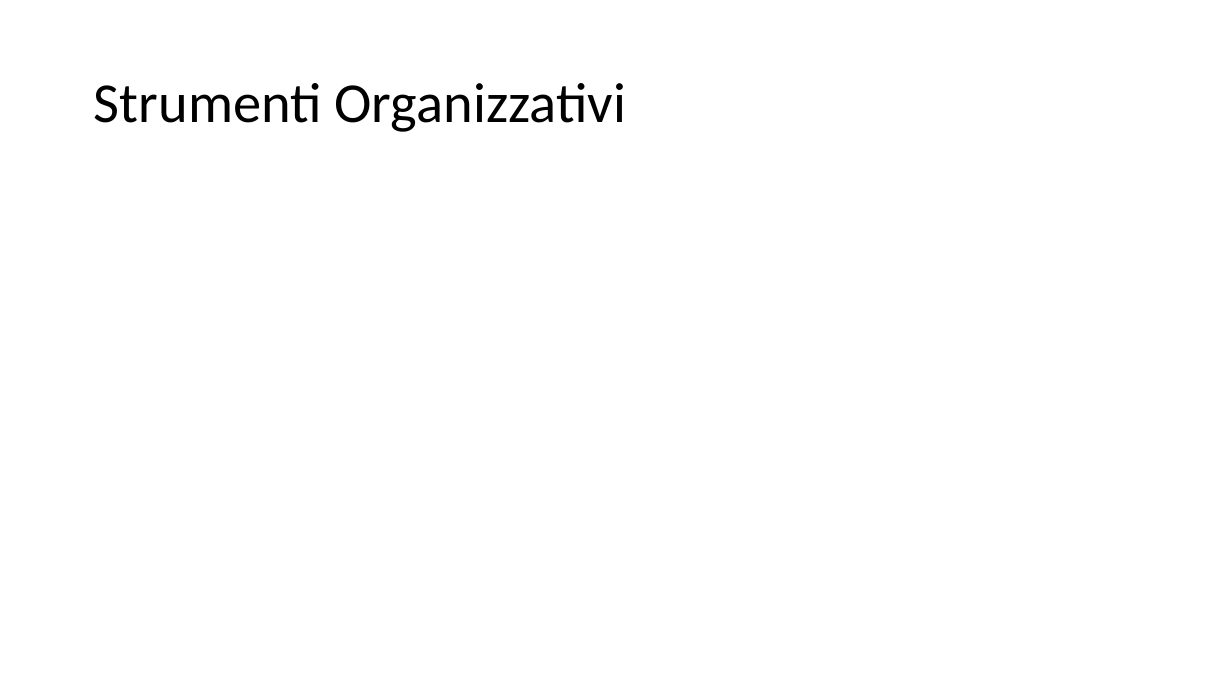
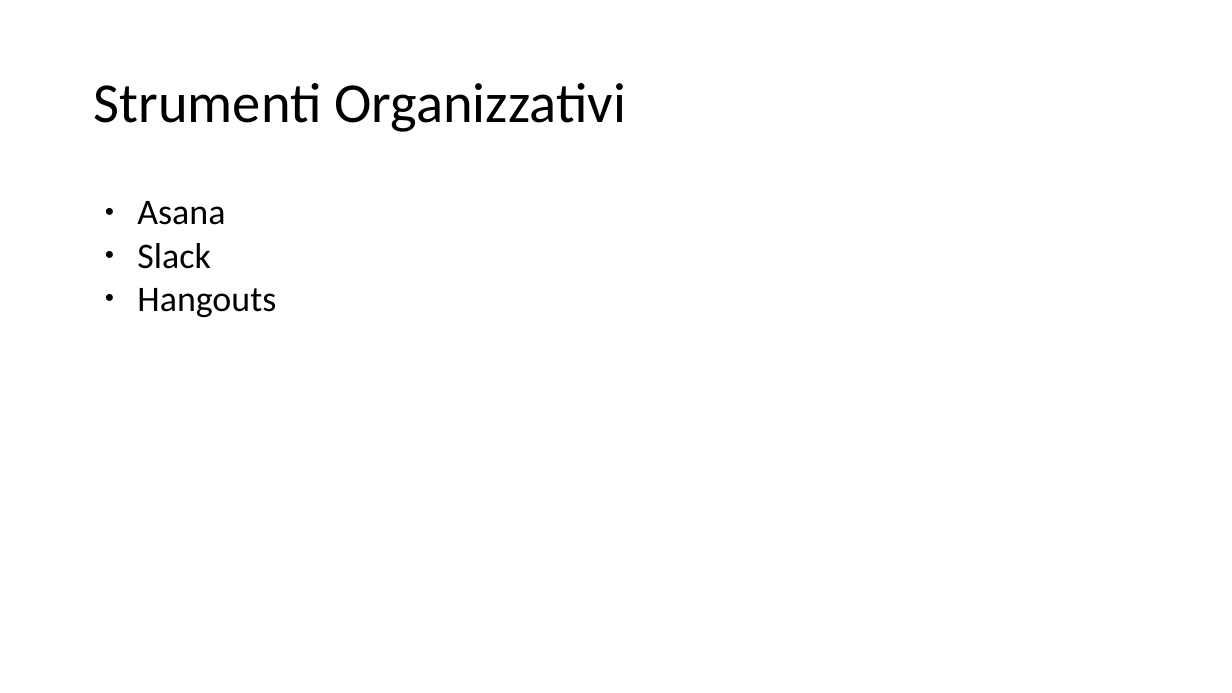
Before and after one commit to KaleidosCodeTeam/SWEDesigner, a slide deck: slide 3 of Presentazione/KaleidosCode - NdP.pptx (slide 5 before the commit). Drawn at 1232x693 pixels with LibreOffice and Linux fonts; fonts in the diff are those of the drawing. Boxes give left, top, right and bottom in pixels: in the first picture for what was removed or moved away, otherwise in the second. Text is boxed around its words. In the diff, an @@ line names an element or a change of style, - is before the commit and + after.

```diff
--- a/Presentazione/KaleidosCode - NdP.pptx
+++ b/Presentazione/KaleidosCode - NdP.pptx
@@ text added at (137, 201, 276, 317), 28 pt, text #000000 @@
+● Asana
+● Slack
+● Hangouts
```
Also in this commit, not shown: 4 other slides changed, 1 other file.
